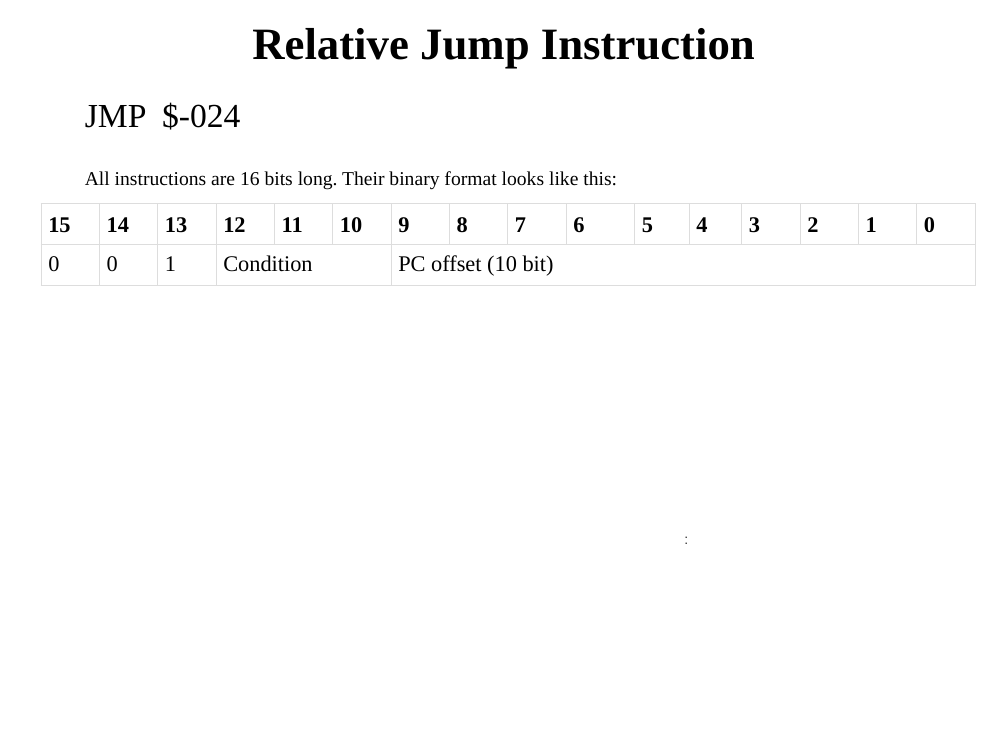
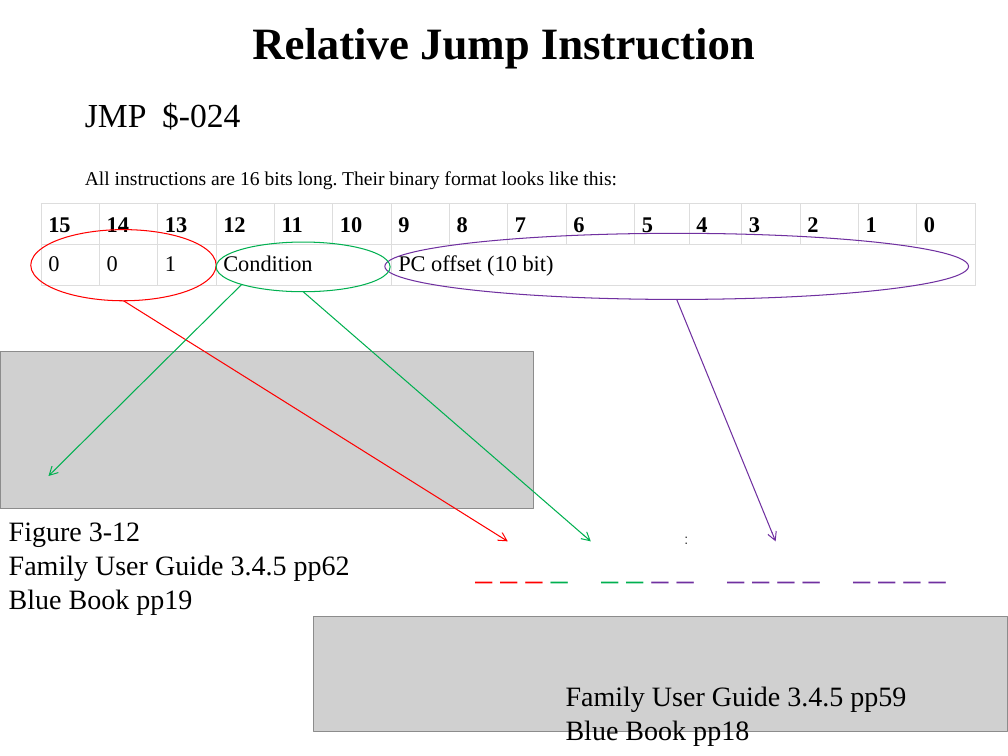
Before and after one commit to pw4rn3r/ECE382, a slide deck: slide 21 of notes/L3/Lsn3.pptx (slide 19 before the commit). Drawn at 1008x756 pixels with LibreOffice and Linux fonts; fonts in the diff are those of the drawing; grey boxes stand for pictures. Boxes give left, top, right and bottom in pixels: in the first picture for what was removed or moved away, otherwise in the second. Text is boxed around its words. In the diff, an @@ line names an element or a change of style, - is before the commit and + after.

```diff
--- a/notes/L3/Lsn3.pptx
+++ b/notes/L3/Lsn3.pptx
@@ ellipse added at <box>31,230,217,301</box>, outline #FF0000 0.75 pt @@
@@ ellipse added at <box>385,233,969,299</box>, outline #7030A0 0.75 pt @@
@@ ellipse added at <box>216,242,390,291</box>, outline #00B050 0.75 pt @@
@@ arrow added from (242, 284) to (48, 476), #00B050 0.75 pt @@
@@ arrow added from (303, 291) to (591, 541), #00B050 0.75 pt @@
@@ arrow added from (676, 299) to (775, 541), #7030A0 0.75 pt @@
@@ arrow added from (124, 300) to (508, 541), #FF0000 0.75 pt @@
@@ picture added at <box>0,351,534,508</box> @@
@@ text added at <box>9,522,350,614</box>, 20 pt, text #000000 @@
+Figure 3-12
+Family User Guide 3.4.5 pp62
+Blue Book pp19
@@ text added at <box>466,541,969,592</box>, 24 pt, text #7030A0 @@
+_ _ _ _ _ _ _ _ _ _ _ _ _ _ _ _
@@ picture added at <box>313,616,1008,731</box> @@
@@ text added at <box>566,686,906,745</box>, 20 pt, text #000000 @@
+Family User Guide 3.4.5 pp59
+Blue Book pp18
```
Also in this commit, not shown: 4 other slides changed, 3 slides added, 2 slides removed, 1 other file.
